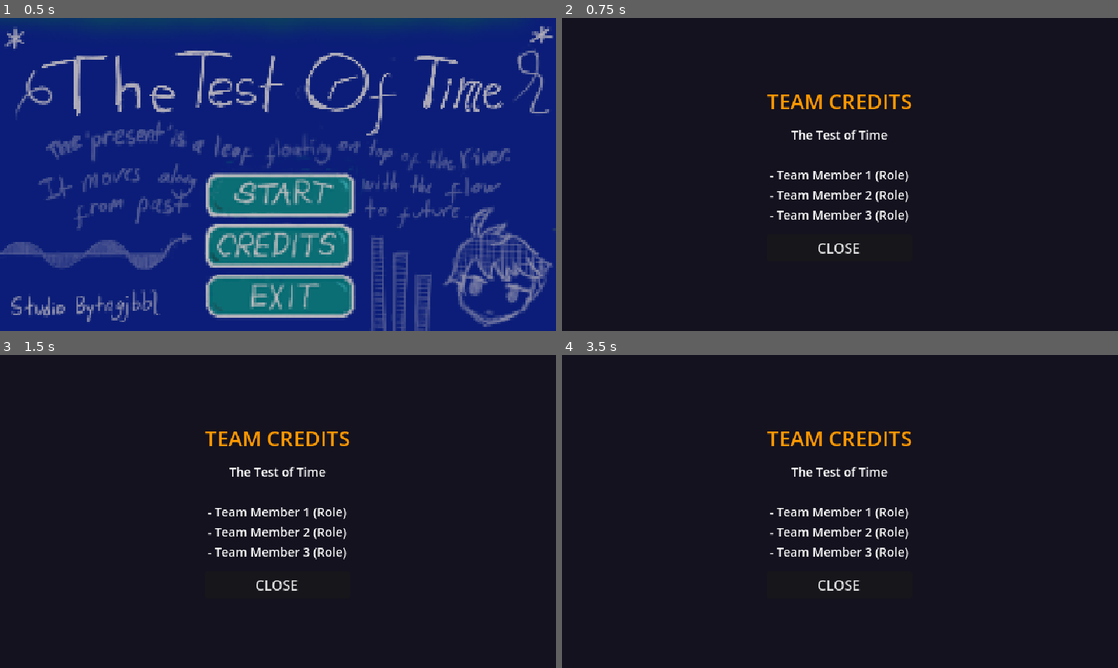
Above: before the commit, frames 1-4 (two rows, left to right).
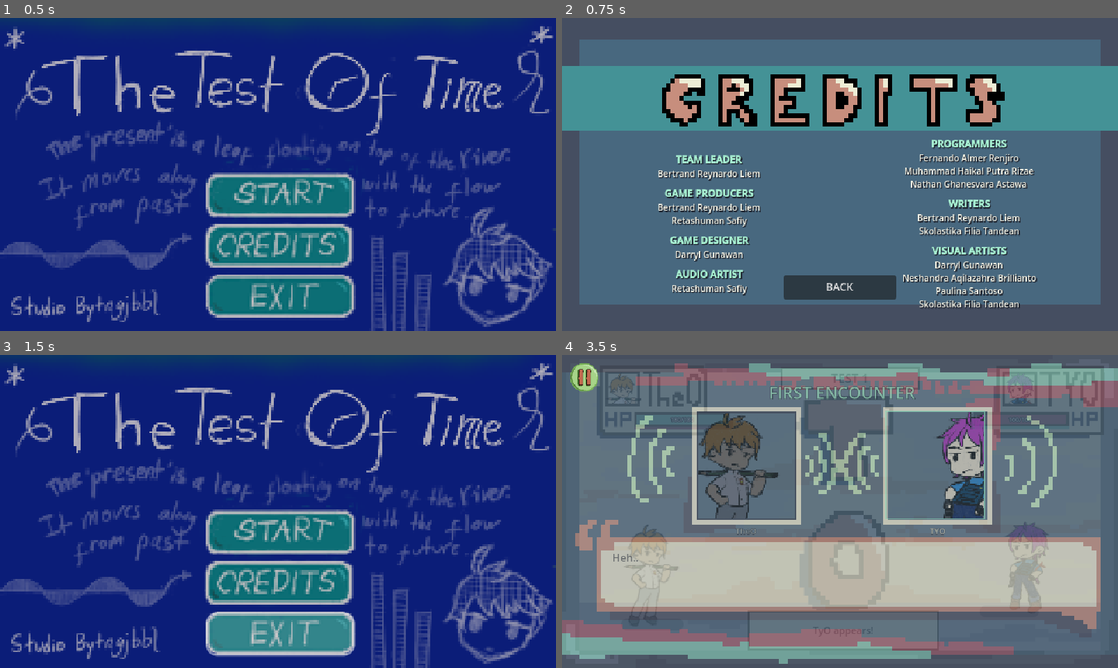
Above: after the commit, the same moments.

Repository: haikal0179/Hands-On-GIMAPP-Bytngjbbl
Game: Godot game, scene res://features/title/title.tscn
Same seed, same stepped clock (60 frames per second), same inputs: the game is played once before the commit and once after it.
Inputs (mouse positions are in pixels of both pictures, inside the frame that each line leads up to):
- Up to frame 1 (0.5 s): no input
- Up to frame 2 (0.75 s): click (840, 246) at 0.5 s
- Up to frame 3 (1.5 s): click (278, 624) at 1.25 s, where only the run after the commit has a clickable "BACK"
- Up to frame 4 (3.5 s): click (840, 530) at 2 s; click (840, 530) at 2.77 s

Frame 1 is identical in both runs. In frame 2, 99% of the frame differs, in the area x 0-100%, y 0-100%; in frame 3, 100%; in frame 4, 100%.

Commit message:
feat: credit

Diff:
--- /dev/null
+++ b/features/credits/credits.gd
@@ -0,0 +1,165 @@
+extends Control
+
+const BG_PATHS := [
+	"res://assets/art/ui/Credits menu.png",
+	"res://assets/art/ui/credits/Credits menu.png",
+]
+
+const COLOR_ROLE := Color("a7f0d2")      # Hijau mint untuk judul role (bold)
+const COLOR_NAME := Color("f5f4e6")      # Putih krem untuk nama anggota
+const COLOR_SHADOW := Color("1d222d")
+
+const LEFT_COLUMN_CREDITS := [
+	{
+		"role": "TEAM LEADER",
+		"names": ["Bertrand Reynardo Liem"]
+	},
+	{
+		"role": "GAME PRODUCERS",
+		"names": [
+			"Bertrand Reynardo Liem",
+			"Retashuman Safiy"
+		]
+	},
+	{
+		"role": "GAME DESIGNER",
+		"names": ["Darryl Gunawan"]
+	},
+	{
+		"role": "AUDIO ARTIST",
+		"names": ["Retashuman Safiy"]
+	},
+]
+
+const RIGHT_COLUMN_CREDITS := [
+	{
+		"role": "PROGRAMMERS",
+		"names": [
+			"Fernando Almer Renjiro",
+			"Muhammad Haikal Putra Rizae",
+			"Nathan Ghanesvara Astawa"
+		]
+	},
+	{
+		"role": "WRITERS",
+		"names": [
+			"Bertrand Reynardo Liem",
+			"Skolastika Filia Tandean"
+		]
+	},
+	{
+		"role": "VISUAL ARTISTS",
+		"names": [
+			"Darryl Gunawan",
+			"Neshandra Aqilazahra Brillianto",
+			"Paulina Santoso",
+			"Skolastika Filia Tandean"
+		]
+	},
+]
+
+
+func _ready() -> void:
+	set_anchors_and_offsets_preset(Control.PRESET_FULL_RECT)
+
+	# Sembunyikan node placeholder lama jika ada
+	for child in get_children():
+		if child is CanvasItem:
+			child.visible = false
+
+	# 1. Pasang background Credits menu.png
+	var bg_tex := _load_credits_bg()
+	if bg_tex != null:
+		var bg := TextureRect.new()
+		bg.set_anchors_and_offsets_preset(Control.PRESET_FULL_RECT)
+		bg.texture = bg_tex
+		bg.texture_filter = CanvasItem.TEXTURE_FILTER_NEAREST
+		bg.expand_mode = TextureRect.EXPAND_IGNORE_SIZE
+		bg.stretch_mode = TextureRect.STRETCH_SCALE
+		bg.mouse_filter = Control.MOUSE_FILTER_IGNORE
+		add_child(bg)
+
+	# 2. Area konten di dalam kotak biru bawah banner "CREDITS" (y: 38% - 83%)
+	var columns := HBoxContainer.new()
+	columns.anchor_left = 0.06
+	columns.anchor_right = 0.94
+	columns.anchor_top = 0.38
+	columns.anchor_bottom = 0.83
+	columns.alignment = BoxContainer.ALIGNMENT_CENTER
+	columns.add_theme_constant_override("separation", 36)
+	add_child(columns)
+
+	columns.add_child(_build_column(LEFT_COLUMN_CREDITS))
+	columns.add_child(_build_column(RIGHT_COLUMN_CREDITS))
+
+	# 3. Tombol BACK di bagian bawah
+	var back_btn := Button.new()
+	back_btn.text = "BACK"
+	back_btn.focus_mode = Control.FOCUS_NONE
+	back_btn.mouse_default_cursor_shape = Control.CURSOR_POINTING_HAND
+	back_btn.anchor_left = 0.5
+	back_btn.anchor_right = 0.5
+	back_btn.anchor_top = 0.86
+	back_btn.anchor_bottom = 0.86
+	back_btn.offset_left = -65
+	back_btn.offset_right = 65
+	back_btn.offset_top = -14
+	back_btn.offset_bottom = 14
+	back_btn.add_theme_font_size_override("font_size", 12)
+	back_btn.pressed.connect(_on_back_pressed)
+	add_child(back_btn)
+
+
+func _build_column(groups: Array) -> VBoxContainer:
+	var col := VBoxContainer.new()
+	col.size_flags_horizontal = Control.SIZE_EXPAND_FILL
+	col.alignment = BoxContainer.ALIGNMENT_CENTER
+	col.add_theme_constant_override("separation", 8)
+
+	for group in groups:
+		var block := VBoxContainer.new()
+		block.add_theme_constant_override("separation", 1)
+
+		var role_lbl := RichTextLabel.new()
+		role_lbl.bbcode_enabled = true
+		role_lbl.fit_content = true
+		role_lbl.scroll_active = false
+		role_lbl.mouse_filter = Control.MOUSE_FILTER_IGNORE
+		role_lbl.text = "[center][b]%s[/b][/center]" % group["role"]
+		role_lbl.add_theme_font_size_override("bold_font_size", 11)
+		role_lbl.add_theme_color_override("default_color", COLOR_ROLE)
+		role_lbl.add_theme_color_override("font_shadow_color", COLOR_SHADOW)
+		role_lbl.add_theme_constant_override("shadow_offset_x", 1)
+		role_lbl.add_theme_constant_override("shadow_offset_y", 1)
+		block.add_child(role_lbl)
+
+		for person_name in group["names"]:
+			var name_lbl := Label.new()
+			name_lbl.text = person_name
+			name_lbl.horizontal_alignment = HORIZONTAL_ALIGNMENT_CENTER
+			name_lbl.add_theme_font_size_override("font_size", 10)
+			name_lbl.add_theme_color_override("font_color", COLOR_NAME)
+			name_lbl.add_theme_color_override("font_shadow_color", COLOR_SHADOW)
+			name_lbl.add_theme_constant_override("shadow_offset_x", 1)
+			name_lbl.add_theme_constant_override("shadow_offset_y", 1)
+			block.add_child(name_lbl)
+
+		col.add_child(block)
+
+	return col
+
+
+func _on_back_pressed() -> void:
+	Audio.play_sfx("click")
+	if get_parent() != get_tree().root:
+		queue_free()
+	else:
+		GameState.goto("res://features/title/title.tscn")
+
+
+func _load_credits_bg() -> Texture2D:
+	for path in BG_PATHS:
+		if ResourceLoader.exists(path):
+			return load(path) as Texture2D
+	push_warning("Credits menu.png tidak ditemukan di res://assets/art/ui/")
+	return null
--- /dev/null
+++ b/features/credits/credits.tscn
@@ -0,0 +1,12 @@
+[gd_scene format=3 uid="uid://5rp6xjn6u4ry"]
+
+[ext_resource type="Script" uid="uid://w7a1jwfxiwi" path="res://features/credits/credits.gd" id="1_odkmk"]
+
+[node name="Credits" type="Control" unique_id=1320280576]
+layout_mode = 3
+anchors_preset = 15
+anchor_right = 1.0
+anchor_bottom = 1.0
+grow_horizontal = 2
+grow_vertical = 2
+script = ExtResource("1_odkmk")
--- a/features/title/title.gd
+++ b/features/title/title.gd
@@ -90,7 +90,8 @@
 
 
 func _on_credit_pressed() -> void:
-	credit_overlay.show()
+	Audio.play_sfx("click")
+	GameState.goto("res://features/credits/credits.tscn")
 
 
 func _on_exit_pressed() -> void:
Binary file added: assets/art/ui/Credits menu.png
Not shown, added: assets/art/ui/Credits menu.png.import
Binary file added: assets/art/ui/Settings_bar filling.png
Not shown, added: assets/art/ui/Settings_bar filling.png.import
Binary file added: assets/art/ui/Settings_bar slider.png
Not shown, added: assets/art/ui/Settings_bar slider.png.import
Binary file added: assets/art/ui/Settings_frame.png
Not shown, added: assets/art/ui/Settings_frame.png.import
Not shown, added: features/credits/credits.gd.uid
